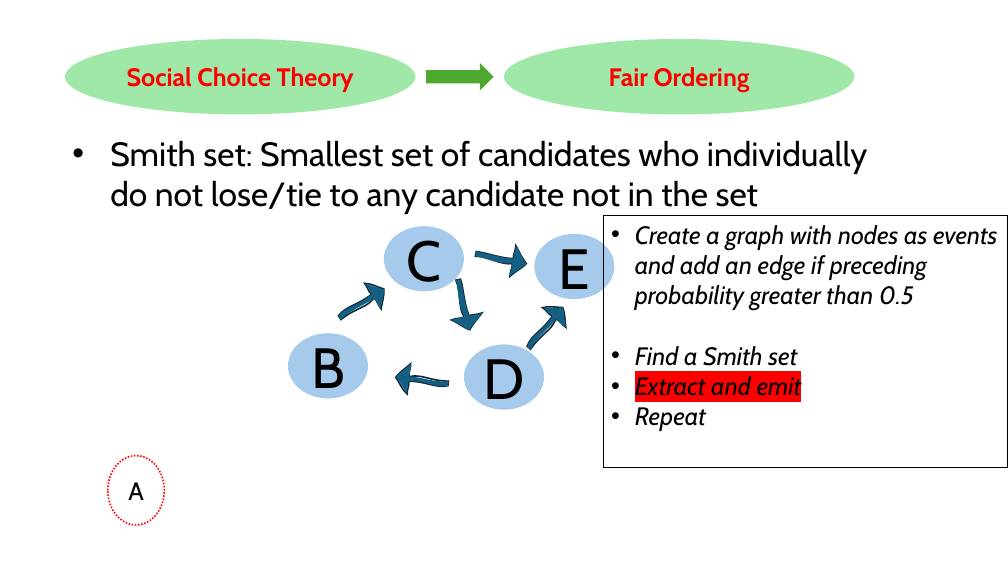
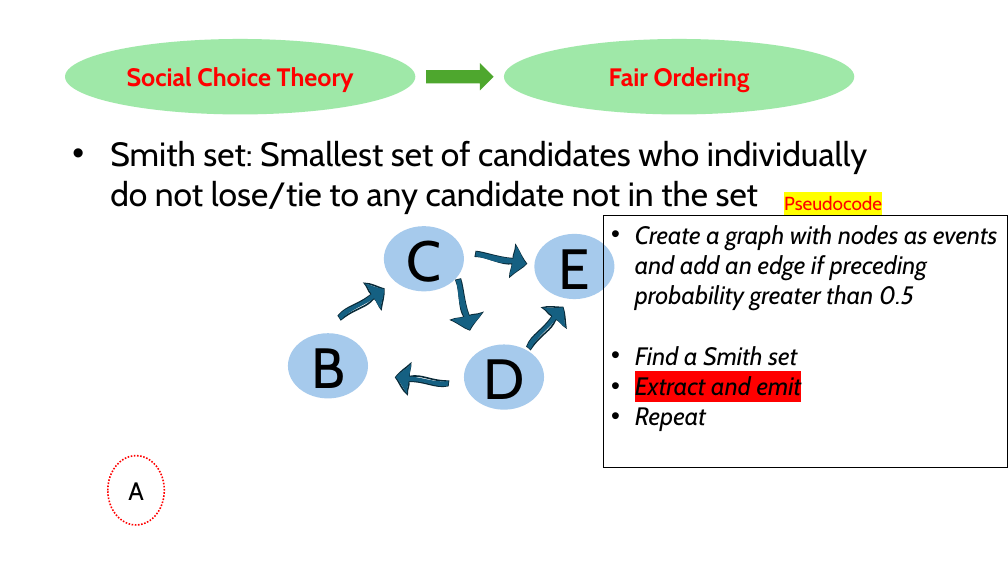
Before and after one commit to HaseebLUMS/Onyx-Presentation, a slide deck: slide 151 of thesis-latency-fairness.pptx. Drawn at 1008x567 pixels with LibreOffice and Linux fonts; fonts in the diff are those of the drawing. Boxes give left, top, right and bottom in pixels: in the first picture for what was removed or moved away, otherwise in the second. Text is boxed around its words. In the diff, an @@ line names an element or a change of style, - is before the commit and + after.

```diff
--- a/thesis-latency-fairness.pptx
+++ b/thesis-latency-fairness.pptx
@@ text added at <box>784,195,882,210</box>, 18 pt, text #FF0000 @@
+Pseudocode
```
Also in this commit, not shown: 8 other slides changed.
